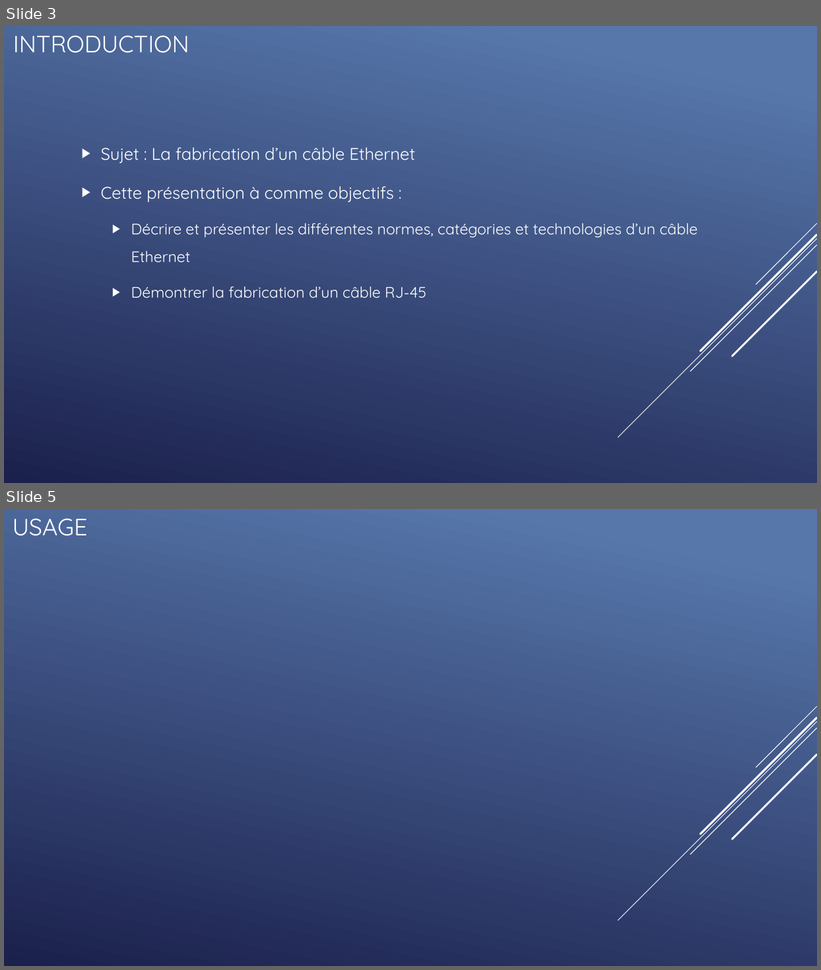
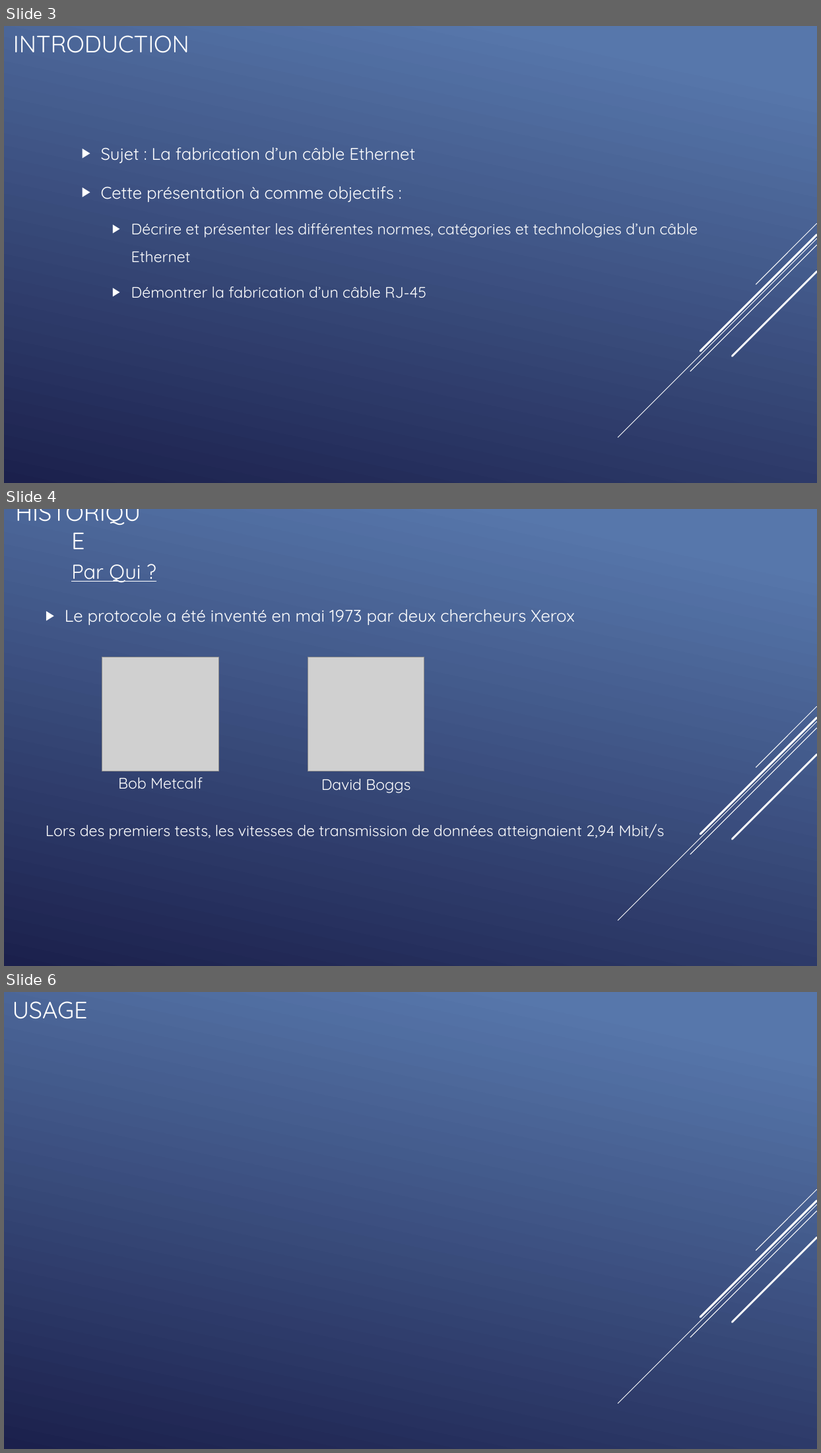
Before and after one commit to QuentinKrg/M214-Ethernet, a slide deck: Module 214 - Fabrication_Ethernet.pptx. Shown one above the other, each under a label of ours: slides 3 and 5 before the commit, slides 3, 4 and 6 after it; the slides between them are not shown. The pictures are 821x970 and 821x1453 pixels, drawn with LibreOffice and Linux fonts; fonts in the diff are those of the drawing; grey boxes stand for pictures. Boxes give left, top, right and bottom in pixels: in the first picture for what was removed or moved away, otherwise in the second. Text is boxed around its words. In the diff, an @@ line names an element or a change of style, - is before the commit and + after.

```diff
--- a/Module 214 - Fabrication_Ethernet.pptx
+++ b/Module 214 - Fabrication_Ethernet.pptx
@@ slide 4 added at box(4, 509, 817, 966), background gradient #5877AB to #1C204D; not listed: 5 template elements that a slide beside it also shows @@
@@ title added at box(4, 509, 152, 543), 28 pt, text #FFFFFF @@
+HISTORIQUE
@@ text added at box(71, 564, 141, 583), 24 pt, text #FFFFFF, underline @@
+Par Qui ?
@@ text added at box(65, 609, 574, 625), 20 pt, text #FFFFFF @@
+▶ Le protocole a été inventé en mai 1973 par deux chercheurs Xerox
@@ picture added at box(102, 657, 218, 771) @@
@@ picture added at box(308, 657, 424, 771) @@
@@ text added at box(118, 778, 203, 789), 18 pt, text #FFFFFF @@
+Bob Metcalf
@@ text added at box(321, 779, 411, 793), 18 pt, text #FFFFFF @@
+David Boggs
@@ text added at box(46, 824, 665, 840), 18 pt, text #FFFFFF @@
+Lors des premiers tests, les vitesses de transmission de données atteignaient 2,94 Mbit/s
@@ what was slide 5 is now slide 6 @@
```
Also in this commit, not shown: 1 other slide added, 1 slide removed.
